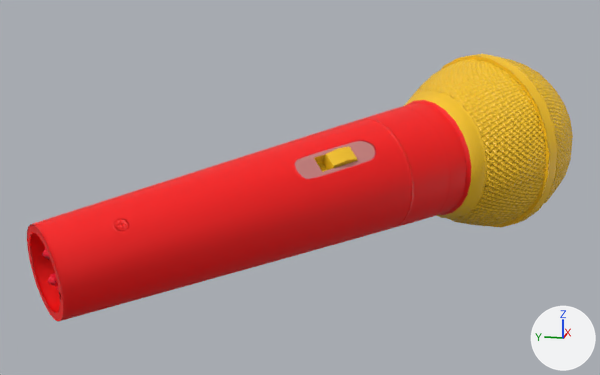
One commit to the glTF model vite-project/microphone/mic.gltf: the scene before it, then after it.
Camera for both pictures: a camera (50 mm lens) standing at (-4.75, -0.84, 1.64) and looking at (0.03, 0.11, 0.45). Arrows for +X, +Y and +Z are at lower right; the lights stay in place. Where no turn or scale is listed for an object, it has been applied to the vertices.

Names of what the first picture shows: '0', '1', 'Body_low_Microphone_0', 'Prongs_low_Microphone_0', 'Weave_low_Microphone_0'.
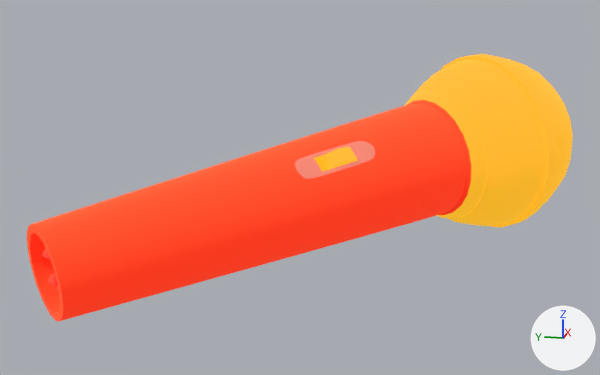
Changed parts and their boxes [x1, y1, x2, y2] in the pictures (600 x 375 px):
'Body_low_Microphone_0', surface changed
    both: [27, 104, 466, 322]
'Weave_low_Microphone_0', surface changed (yellow to orange)
    both: [412, 58, 573, 226]
'1', surface changed (yellow to orange)
    both: [404, 54, 558, 227]
'0', surface changed (yellow to orange)
    both: [322, 147, 357, 170]
'Prongs_low_Microphone_0', surface changed
    both: [42, 248, 58, 290]

What changed in the scene script:
```text
Change mat_microphone:
    where n0 = _N.new('ShaderNodeBsdfPrincipled'); n0.name = 'Principled BSDF'
    add n0.inputs[0].default_value = (0.8, 0.255, 0.0956, 1.0)  # 'Base Color', orange #e78a57
    add n0.inputs[1].default_value = 1.0  # 'Metallic'
    add n0.inputs[2].default_value = 1.0  # 'Roughness'
    add n0.inputs[28].default_value = 0.7  # 'Emission Strength'
    remove n3 = _N.new('ShaderNodeNormalMap'); n3.name = 'Normal Map'
    remove n3.uv_map = 'UVMap'
    remove n4 = _N.new('ShaderNodeTexImage'); n4.name = 'Image Texture.001'
    remove n4.image = img_microphone_normal
    where n2 = _N.new('ShaderNodeTexImage'); n2.name = 'Image Texture'
    remove _L.new(n2.outputs[0], n0.inputs[0])  # 'Color' to 'Base Color'
    remove _L.new(n3.outputs[0], n0.inputs[5])  # 'Normal' to 'Normal'
    remove _L.new(n4.outputs[0], n3.inputs[1])  # 'Color' to 'Color'
    add _L.new(n2.outputs[0], n0.inputs[27])  # 'Color' to 'Emission Color'
```
